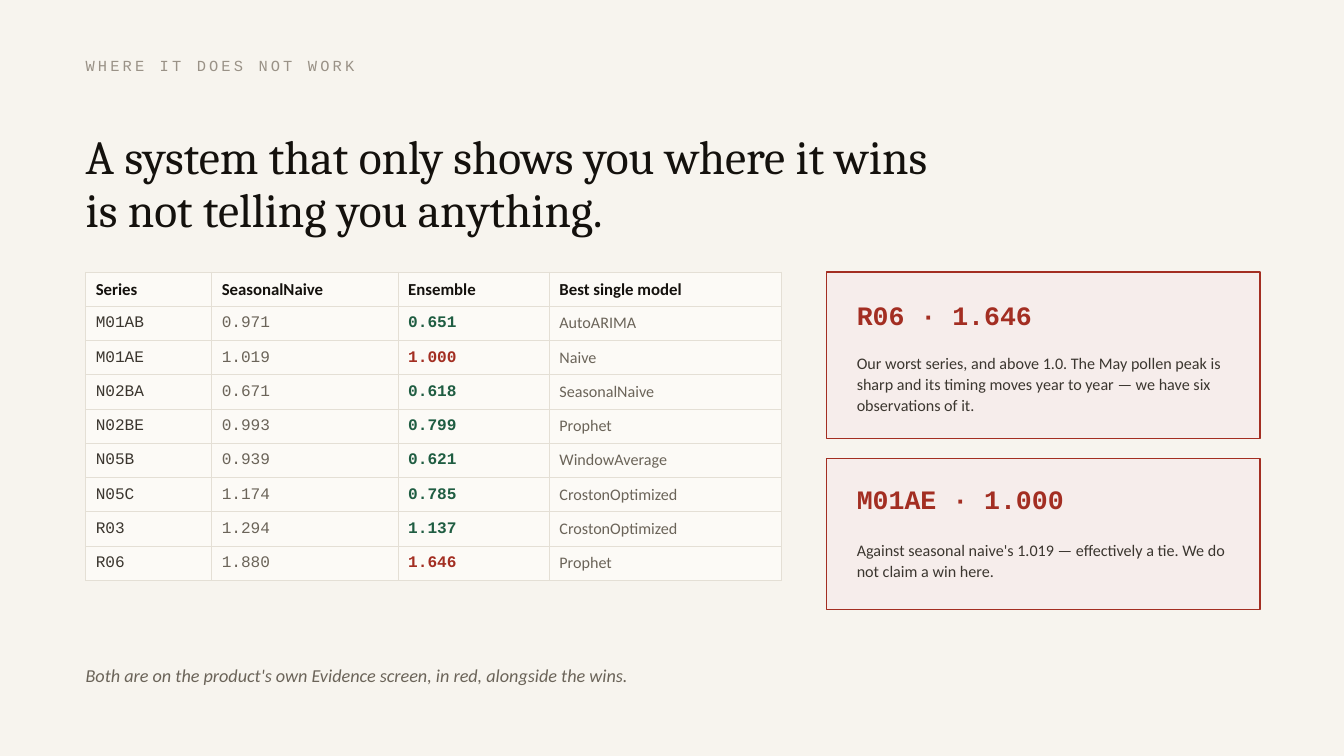
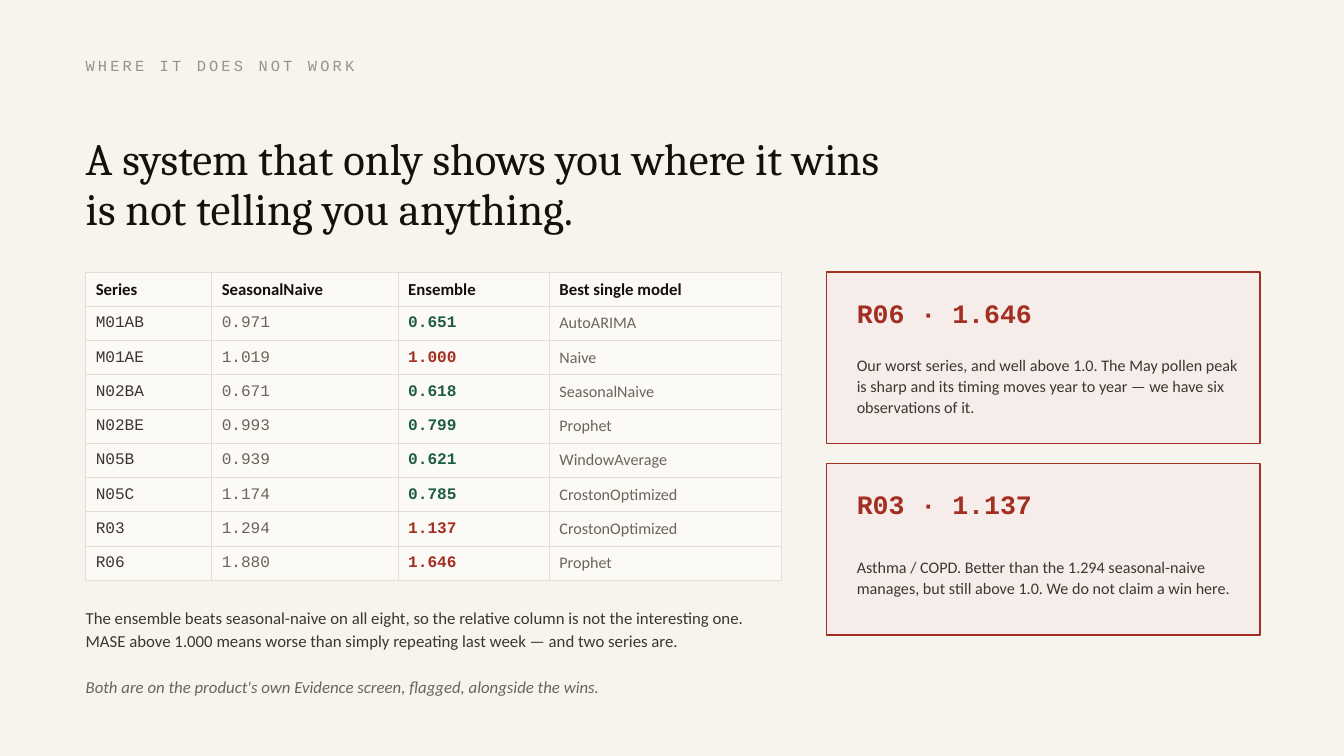
Before and after one commit to yashdoke7/pharmapulse, a slide deck: slide 15 of deck/PharmaPulse.pptx (slide 11 before the commit). Drawn at 1344x756 pixels with LibreOffice and Linux fonts; fonts in the diff are those of the drawing. Boxes give left, top, right and bottom in pixels: in the first picture for what was removed or moved away, otherwise in the second. Text is boxed around its words. In the diff, an @@ line names an element or a change of style, - is before the commit and + after.

```diff
--- a/deck/PharmaPulse.pptx
+++ b/deck/PharmaPulse.pptx
@@ text "A system that only shows ..." at [86,144,879,235]: size 34 to 32 pt; line spacing 38.1pt to 35.8pt @@
@@ table at [86,272,781,575] @@
@@ text colour #1F5D42 to #A32E22 in "1.137" @@
@@ rectangle: place and size @@
-rectangle at [827,272,1260,439]
+rectangle at [827,272,1260,444]
@@ text at [857,360,1238,413]: text changed @@
-Our worst series, and above 1.0. The May pollen peak is sharp and its timing moves year to year — we have six observations of it.
+Our worst series, and well above 1.0. The May pollen peak is sharp and its timing moves year to year — we have six observations of it.
@@ rectangle: place and size @@
-rectangle at [827,459,1260,610]
+rectangle at [827,464,1260,635]
@@ text at [857,496,1032,515]: text changed @@
-M01AE · 1.000
+R03 · 1.137
@@ text at [857,562,1230,597]: text changed @@
-Against seasonal naive's 1.019 — effectively a tie. We do not claim a win here.
+Asthma / COPD. Better than the 1.294 seasonal-naive manages, but still above 1.0. We do not claim a win here.
@@ text added at [86,612,743,650], 12 pt, text #3B362F @@
+The ensemble beats seasonal-naive on all eight, so the relative column is not the interesting one. MASE above 1.000 means worse than simply repeating last week — and two series are.
@@ text at [86,681,599,696]: text changed; size 13 to 12 pt @@
-Both are on the product's own Evidence screen, in red, alongside the wins.
+Both are on the product's own Evidence screen, flagged, alongside the wins.
```
Also in this commit, not shown: 8 other slides changed, 8 slides added, 4 slides removed, 17 other files.
